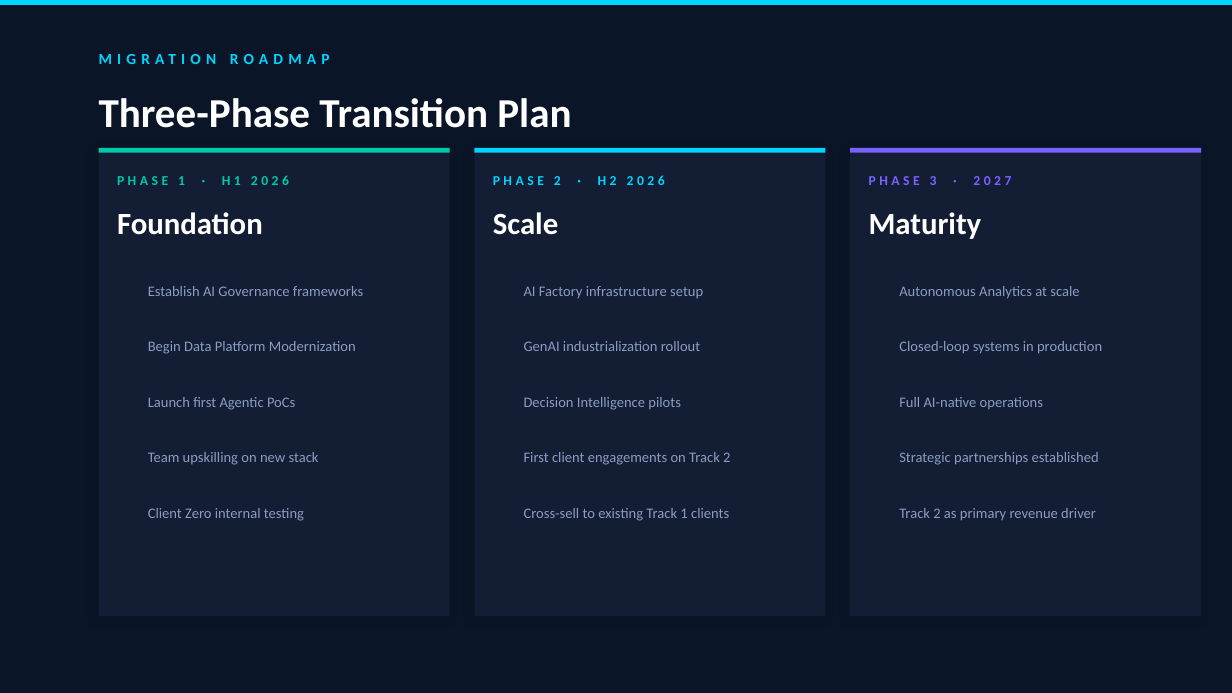
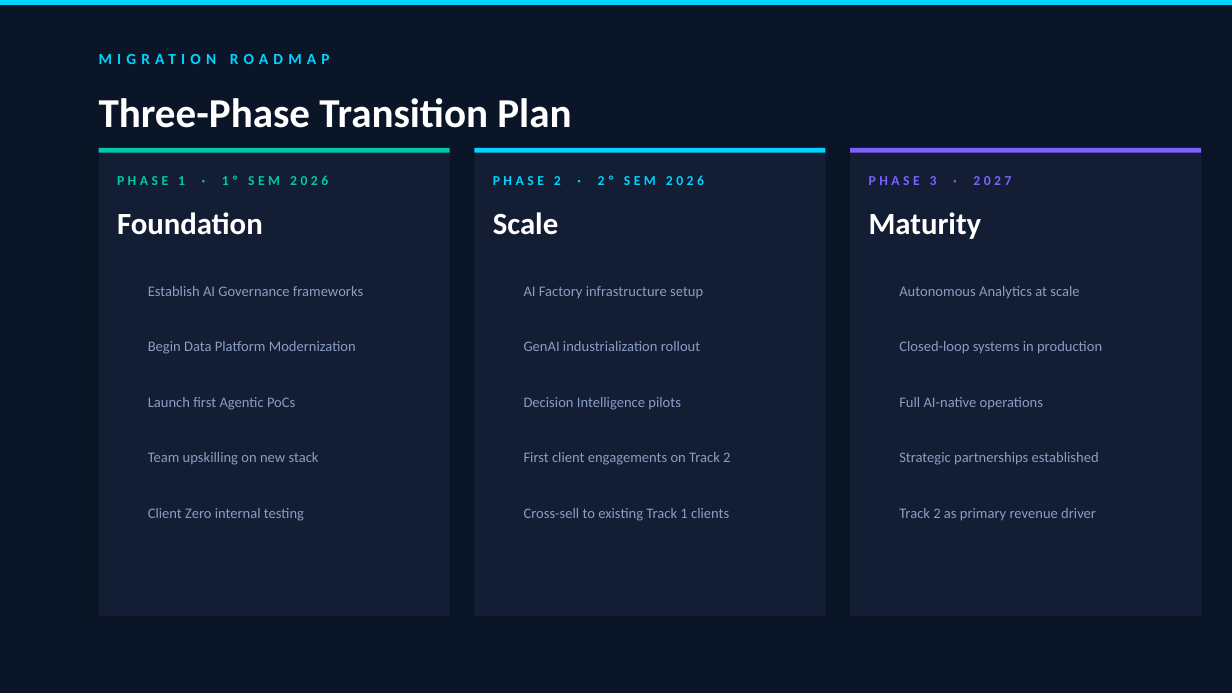
Before and after one commit to ghcastellano/intelligence-at-scale, a slide deck: slide 9 of internal-offering-evolution.pptx. Drawn at 1232x693 pixels with LibreOffice and Linux fonts; fonts in the diff are those of the drawing; background and template pictures are left out. Boxes give left, top, right and bottom in pixels: in the first picture for what was removed or moved away, otherwise in the second. Text is boxed around its words. In the diff, an @@ line names an element or a change of style, - is before the commit and + after.

```diff
--- a/internal-offering-evolution.pptx
+++ b/internal-offering-evolution.pptx
@@ text at <box>117,175,328,185</box>: text changed @@
-PHASE 1 · H1 2026
+PHASE 1 · 1º SEM 2026
@@ text at <box>493,175,704,185</box>: text changed @@
-PHASE 2 · H2 2026
+PHASE 2 · 2º SEM 2026
```
Also in this commit, not shown: 1 other slide changed, 3 other files.
